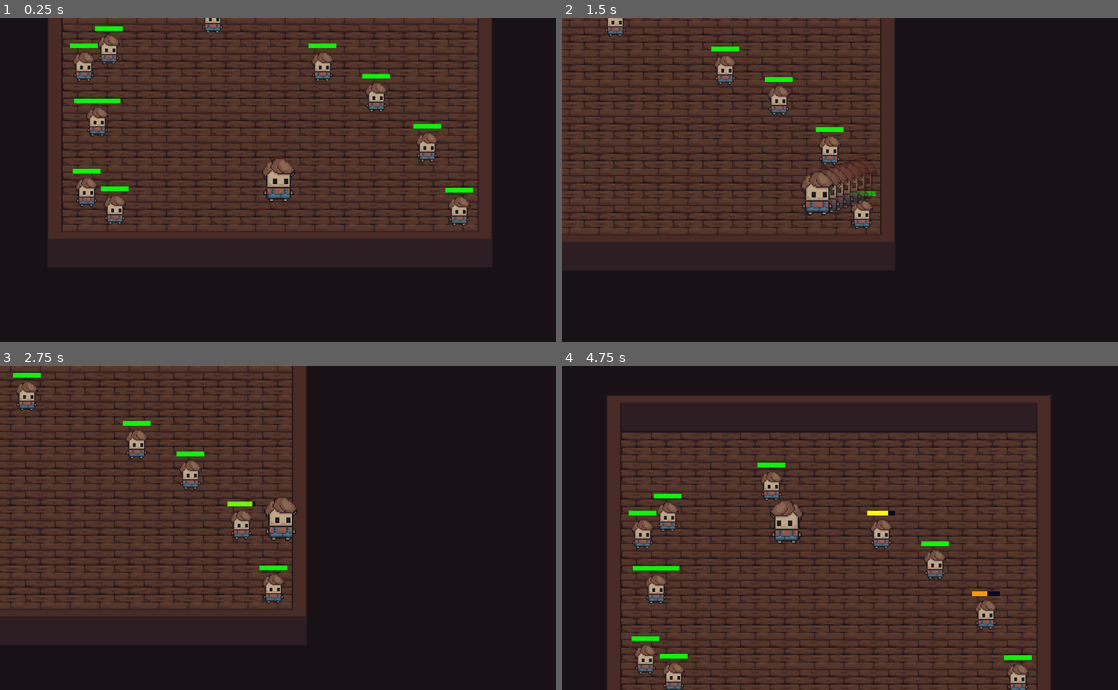
Above: before the commit, frames 1-4 (two rows, left to right).
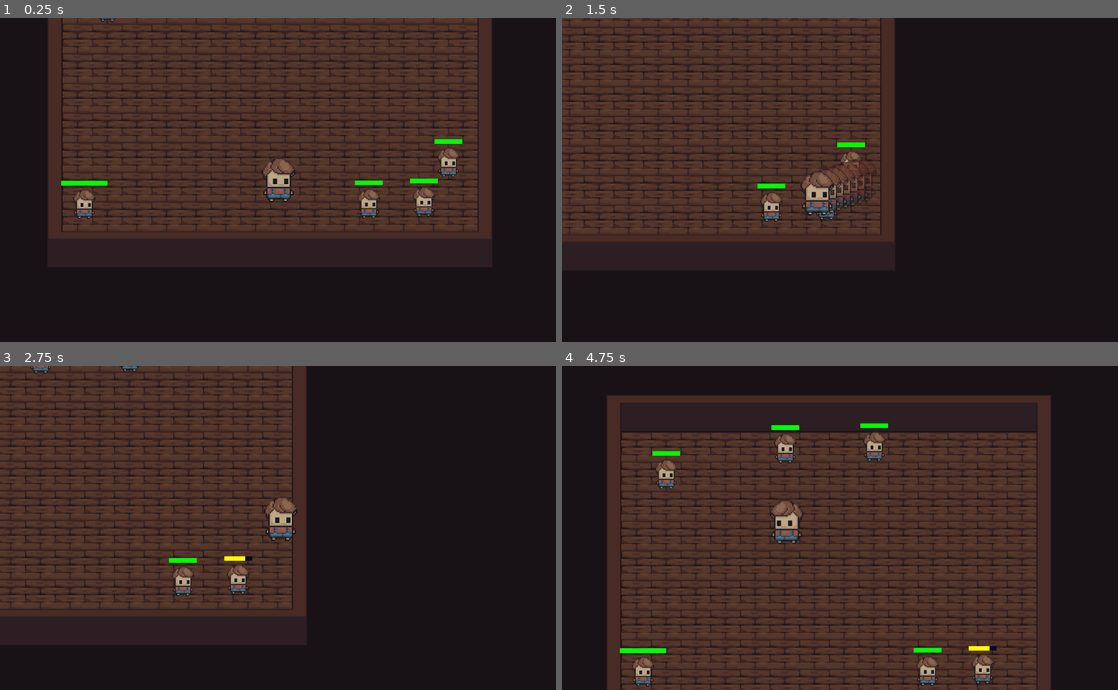
Above: after the commit, the same moments.

Repository: McRamon/Homework
Game: Godot game, scene res://Quests/Map/debug_test_map.tscn
Two runs of this game, one before a commit and one after it. Both use one fixed random seed, a clock stepped at 60 frames per second and the inputs below. This scene is started directly instead of the project's main scene.
Inputs (mouse positions are in pixels of both pictures, inside the frame that each line leads up to):
- Up to frame 1 (0.25 s): no input
- Up to frame 2 (1.5 s): move the mouse to (962, 163) at 0.52 s; hold D (move_right) 0.53-1.28 s; tap Space (ability) at 0.6, 1.35 s; click (962, 163) at 0.67 s; move the mouse to (728, 196) at 1.27 s; hold S (move_down) from 1.28 s (still down)
- Up to frame 3 (2.75 s): move the mouse to (333, 456) at 2.02 s; release S (move_down) at 2.03 s; hold D (move_right) from 2.03 s (still down); click (333, 456) at 2.1 s; tap Space (ability) at 2.3 s
- Up to frame 4 (4.75 s): move the mouse to (812, 592) at 2.77 s; release D (move_right) at 2.78 s; hold W (move_up) 2.78-3.53 s; right-click (812, 592) at 2.85 s; click (812, 592) at 2.92 s; tap Space (ability) at 3.05, 3.6, 4.35 s; move the mouse to (1006, 576) at 3.52 s; hold A (move_left) from 3.53 s (still down); move the mouse to (673, 479) at 4.27 s

The runs differ from the first frame. In frame 1, 4.1% of the frame differs, in the area x 11-86%, y 0-65%; in frame 2, 1.9%; in frame 3, 2.3%; in frame 4, 4.9%, in the area x 10-85%, y 17-100%.

Commit message:
update2

Diff:
--- a/Quests/Code/Mobs/Abilities/Attack/Ranged/attack_ranged.gd
+++ /dev/null
@@ -1,44 +0,0 @@
-extends Attack
-class_name AttackRanged
-
-@export var distance:= 1500.0
-@export var speed:= 300.0
-@export var piercing: bool = false
-
-var _direction: Vector2
-var _travelled_distance: float = 0.0
-
-
-func activate(mob: CharacterBody2D, direction: Vector2):
-	if active:
-		return
-	active = true
-	hit_targets.clear()
-	user = mob
-	_direction = direction.normalized()
-	_travelled_distance = 0.0
-
-	effect_unpacked = weapon_effect.instantiate() as AnimatedSprite2D
-	effect_unpacked.rotation = direction.angle() + PI/2
-	effect_unpacked.play("swing")
-	mob.get_parent().add_child(effect_unpacked)
-	effect_unpacked.global_position = mob.global_position
-
-
-	var area = effect_unpacked.get_node_or_null("attack_zone")
-	if area:
-		area.body_entered.connect(_on_body_entered)
-
-func update(delta):
-	if not (effect_unpacked and is_instance_valid(effect_unpacked) and active):
-		return
-	var move_step = speed * delta
-	effect_unpacked.global_position += _direction * move_step
-	_travelled_distance += move_step
-	if _travelled_distance >= distance:
-		_on_attack_finished()
-
-func _on_body_entered(body: Node2D):
-	super(body)
-	if !piercing:
-		_on_attack_finished()
--- a/Quests/Code/Mobs/Abilities/Attack/Ranged/bow.tres
+++ /dev/null
@@ -1,14 +0,0 @@
-[gd_resource type="Resource" script_class="AttackRanged" load_steps=3 format=3 uid="uid://ditn4g3p6si45"]
-
-[ext_resource type="Script" uid="uid://cxxnbebrab4xk" path="res://Quests/Code/Mobs/Abilities/Attack/Ranged/attack_ranged.gd" id="1_jbsk8"]
-[ext_resource type="PackedScene" uid="uid://csaaeh3jfar3t" path="res://Quests/Effects/Weapons/sword.tscn" id="2_c2h6k"]
-
-[resource]
-script = ExtResource("1_jbsk8")
-distance = 1500.0
-speed = 300.0
-piercing = false
-damage = 10
-weapon_effect = ExtResource("2_c2h6k")
-cooldown = 0
-metadata/_custom_type_script = "uid://cxxnbebrab4xk"
--- a/Quests/Code/Mobs/Abilities/Attack/attack.gd
+++ /dev/null
@@ -1,45 +0,0 @@
-extends Action
-class_name Attack
-
-@export var damage:= 10
-@export var weapon_effect: PackedScene
-var effect_unpacked: AnimatedSprite2D
-var user: CharacterBody2D
-
-var active:= false
-var hit_targets:= []
-
-
-func activate(mob: CharacterBody2D, direction: Vector2):
-	if active:
-		return
-	active = true
-	hit_targets.clear()
-	user = mob
-
-	effect_unpacked = weapon_effect.instantiate() as AnimatedSprite2D
-	effect_unpacked.rotation = direction.angle() + PI/2
-	effect_unpacked.play("swing")
-	mob.add_child(effect_unpacked)
-	effect_unpacked.animation_finished.connect(_on_attack_finished)
-
-	var area = effect_unpacked.get_node_or_null("attack_zone")
-	if area:
-		area.body_entered.connect(_on_body_entered)
-
-func update(delta):
-	pass
-
-func _on_body_entered(body: Node2D):
-	if body == user or body in hit_targets:
-		return
-	hit_targets.append(body)
-
-	if body.get_node("HealthComponent").has_method("take_damage"):
-		body.get_node("HealthComponent").take_damage(damage)
-
-func _on_attack_finished():
-	if effect_unpacked and is_instance_valid(effect_unpacked):
-		effect_unpacked.queue_free()
-	effect_unpacked = null
-	active = false
--- a/Quests/Code/Mobs/Abilities/Attack/mace.tres
+++ /dev/null
@@ -1,9 +0,0 @@
-[gd_resource type="Resource" script_class="Attack" load_steps=2 format=3 uid="uid://b3bbwat83hma"]
-
-[ext_resource type="Script" uid="uid://cnm7si338aakj" path="res://Quests/Code/Mobs/Abilities/Attack/attack.gd" id="1_ahdfy"]
-
-[resource]
-script = ExtResource("1_ahdfy")
-damage = 10
-cooldown = 0
-metadata/_custom_type_script = "uid://cnm7si338aakj"
--- a/Quests/Code/Mobs/Abilities/Attack/sword.tres
+++ /dev/null
@@ -1,11 +0,0 @@
-[gd_resource type="Resource" script_class="Attack" load_steps=3 format=3 uid="uid://cbeb4ln5a2btn"]
-
-[ext_resource type="Script" uid="uid://cnm7si338aakj" path="res://Quests/Code/Mobs/Abilities/Attack/attack.gd" id="1_n0lge"]
-[ext_resource type="PackedScene" uid="uid://csaaeh3jfar3t" path="res://Quests/Effects/Weapons/sword.tscn" id="2_074dl"]
-
-[resource]
-script = ExtResource("1_n0lge")
-damage = 2
-weapon_effect = ExtResource("2_074dl")
-cooldown = 0
-metadata/_custom_type_script = "uid://cnm7si338aakj"
--- a/Quests/Code/Mobs/Abilities/ability.gd
+++ /dev/null
@@ -1,10 +0,0 @@
-extends Resource
-class_name Action
-
-@export var cooldown: int
-
-func activate(mob: CharacterBody2D, direction: Vector2):
-	pass
-
-func update(delta: float):
-	pass
--- a/Quests/Code/Mobs/Abilities/Dash/Resources/dash.tres
+++ b/Quests/Code/Mobs/Actions/Dash/Resources/dash.tres
@@ -1,7 +1,7 @@
 [gd_resource type="Resource" script_class="DashAbility" load_steps=3 format=3 uid="uid://hsck7y8gev2c"]
 
-[ext_resource type="Script" uid="uid://bdu8qj4fliuji" path="res://Quests/Code/Mobs/Abilities/Dash/dash.gd" id="1_uklqs"]
-[ext_resource type="PackedScene" uid="uid://dcy4vdirggo3p" path="res://Quests/Code/Mobs/Abilities/Dash/Scenes/trail_ghost.tscn" id="2_bctb4"]
+[ext_resource type="Script" uid="uid://bdu8qj4fliuji" path="res://Quests/Code/Mobs/Actions/Dash/dash.gd" id="1_uklqs"]
+[ext_resource type="PackedScene" uid="uid://dcy4vdirggo3p" path="res://Quests/Code/Mobs/Actions/Dash/Scenes/trail_ghost.tscn" id="2_bctb4"]
 
 [resource]
 script = ExtResource("1_uklqs")
--- a/Quests/Code/Mobs/Abilities/Dash/Resources/dash_damage.tres
+++ b/Quests/Code/Mobs/Actions/Dash/Resources/dash_damage.tres
@@ -1,7 +1,7 @@
 [gd_resource type="Resource" script_class="DamageDash" load_steps=3 format=3 uid="uid://djq7ufg7eunhp"]
 
-[ext_resource type="Script" uid="uid://6dnlmq4cwt3e" path="res://Quests/Code/Mobs/Abilities/Dash/Scripts/dash_damage.gd" id="1_dpw23"]
-[ext_resource type="PackedScene" uid="uid://dcy4vdirggo3p" path="res://Quests/Code/Mobs/Abilities/Dash/Scenes/trail_ghost.tscn" id="2_7yjsj"]
+[ext_resource type="Script" uid="uid://6dnlmq4cwt3e" path="res://Quests/Code/Mobs/Actions/Dash/Scripts/dash_damage.gd" id="1_dpw23"]
+[ext_resource type="PackedScene" uid="uid://dcy4vdirggo3p" path="res://Quests/Code/Mobs/Actions/Dash/Scenes/trail_ghost.tscn" id="2_7yjsj"]
 
 [resource]
 script = ExtResource("1_dpw23")
--- a/Quests/Code/Mobs/Abilities/Dash/Scenes/trail_ghost.tscn
+++ b/Quests/Code/Mobs/Actions/Dash/Scenes/trail_ghost.tscn
@@ -1,6 +1,6 @@
 [gd_scene load_steps=2 format=3 uid="uid://dcy4vdirggo3p"]
 
-[ext_resource type="Script" uid="uid://cvq71kykremc7" path="res://Quests/Code/Mobs/Abilities/Dash/Scripts/trail_ghost.gd" id="1_28n40"]
+[ext_resource type="Script" uid="uid://cvq71kykremc7" path="res://Quests/Code/Mobs/Actions/Dash/Scripts/trail_ghost.gd" id="1_28n40"]
 
 [node name="trail_ghost" type="Node2D"]
 script = ExtResource("1_28n40")
--- /dev/null
+++ b/Quests/Code/Mobs/Actions/Effects/Weapons/bow_arrow_basic.tscn
@@ -0,0 +1,51 @@
+[gd_scene load_steps=7 format=3 uid="uid://csaaeh3jfar3t"]
+
+[ext_resource type="Texture2D" uid="uid://blfbpw38caqvb" path="res://Quests/Assets/test_arrow.png" id="1_asxxe"]
+[ext_resource type="Script" uid="uid://cy1x6adqwsay1" path="res://Quests/Code/Mobs/Actions/Effects/Weapons/ranged_weapon_effect.gd" id="2_e8ge7"]
+
+[sub_resource type="AtlasTexture" id="AtlasTexture_jb5uq"]
+atlas = ExtResource("1_asxxe")
+region = Rect2(0, 0, 32, 32)
+
+[sub_resource type="AtlasTexture" id="AtlasTexture_75vsr"]
+atlas = ExtResource("1_asxxe")
+region = Rect2(32, 0, 32, 32)
+
+[sub_resource type="AtlasTexture" id="AtlasTexture_rlxpr"]
+atlas = ExtResource("1_asxxe")
+region = Rect2(64, 0, 32, 32)
+
+[sub_resource type="SpriteFrames" id="SpriteFrames_xceyr"]
+animations = [{
+"frames": [{
+"duration": 1.0,
+"texture": SubResource("AtlasTexture_jb5uq")
+}, {
+"duration": 1.0,
+"texture": SubResource("AtlasTexture_75vsr")
+}, {
+"duration": 1.0,
+"texture": SubResource("AtlasTexture_rlxpr")
+}],
+"loop": true,
+"name": &"projectile",
+"speed": 24.0
+}]
+
+[node name="bow_arrow_basic" type="AnimatedSprite2D"]
+z_index = 6
+texture_filter = 1
+scale = Vector2(3, 3)
+sprite_frames = SubResource("SpriteFrames_xceyr")
+animation = &"projectile"
+offset = Vector2(0, -16)
+script = ExtResource("2_e8ge7")
+
+[node name="collision_zone" type="Area2D" parent="."]
+collision_layer = 16
+collision_mask = 4
+
+[node name="CollisionPolygon2D" type="CollisionPolygon2D" parent="collision_zone"]
+position = Vector2(-0.666667, 0.666667)
+scale = Vector2(1.94853, 1.17096)
+polygon = PackedVector2Array(-1.71069, -5.40867, -1.19748, -26.1893, 1.36855, -26.1893, 1.88176, -5.40867)
--- /dev/null
+++ b/Quests/Code/Mobs/Actions/Effects/Weapons/ranged_weapon_effect.gd
@@ -0,0 +1,36 @@
+extends AnimatedSprite2D
+class_name RangedWeaponEffect
+
+@export var speed: float = 1000.0
+@export var distance: float = 500.0
+@export var damage: int = 10
+@export var piercing: bool = false
+
+var direction: Vector2
+var travelled_distance: float = 0.0
+var user: CharacterBody2D
+var hit_targets = []
+
+func _ready():
+	play("projectile")
+	var area = get_node_or_null("collision_zone")
+	if area:
+		area.body_entered.connect(_on_body_entered)
+
+func _process(delta):
+	var step = speed * delta
+	global_position += direction * step
+	travelled_distance += step
+	if travelled_distance >= distance:
+		queue_free()
+
+func _on_body_entered(body: Node2D):
+	if body == user or body in hit_targets:
+		return
+	hit_targets.append(body)
+
+	if body.has_node("HealthComponent") and body.get_node("HealthComponent").has_method("take_damage"):
+		body.get_node("HealthComponent").take_damage(damage)
+
+	if not piercing:
+		queue_free()
--- a/Quests/Effects/Weapons/sword.tscn
+++ b/Quests/Code/Mobs/Actions/Effects/Weapons/sword_effect.tscn
@@ -1,17 +1,18 @@
-[gd_scene load_steps=6 format=3 uid="uid://csaaeh3jfar3t"]
+[gd_scene load_steps=7 format=3 uid="uid://bqptulpjng63v"]
 
-[ext_resource type="Texture2D" uid="uid://b8fw257qmunsx" path="res://Quests/Assets/sword_test_swing.png" id="1_xm1kx"]
+[ext_resource type="Texture2D" uid="uid://b8fw257qmunsx" path="res://Quests/Assets/sword_test_swing.png" id="1_m27yh"]
+[ext_resource type="Script" uid="uid://cfp5xexrmi0hm" path="res://Quests/Code/Mobs/Actions/Effects/Weapons/weapon_effect.gd" id="2_v8cky"]
 
 [sub_resource type="AtlasTexture" id="AtlasTexture_jb5uq"]
-atlas = ExtResource("1_xm1kx")
+atlas = ExtResource("1_m27yh")
 region = Rect2(0, 0, 32, 32)
 
 [sub_resource type="AtlasTexture" id="AtlasTexture_75vsr"]
-atlas = ExtResource("1_xm1kx")
+atlas = ExtResource("1_m27yh")
 region = Rect2(32, 0, 32, 32)
 
 [sub_resource type="AtlasTexture" id="AtlasTexture_rlxpr"]
-atlas = ExtResource("1_xm1kx")
+atlas = ExtResource("1_m27yh")
 region = Rect2(64, 0, 32, 32)
 
 [sub_resource type="SpriteFrames" id="SpriteFrames_xceyr"]
@@ -38,6 +39,7 @@
 sprite_frames = SubResource("SpriteFrames_xceyr")
 animation = &"swing"
 offset = Vector2(0, -16)
+script = ExtResource("2_v8cky")
 
 [node name="attack_zone" type="Area2D" parent="."]
 collision_layer = 16
--- /dev/null
+++ b/Quests/Code/Mobs/Actions/Effects/Weapons/weapon_effect.gd
@@ -0,0 +1,22 @@
+extends AnimatedSprite2D
+class_name WeaponEffect
+
+@export var damage: int = 10
+var user: CharacterBody2D
+var hit_targets = []
+
+func _ready():
+	play("swing")
+	animation_finished.connect(queue_free)
+
+	var area = get_node_or_null("attack_zone")
+	if area:
+		area.body_entered.connect(_on_body_entered)
+
+func _on_body_entered(body: Node2D):
+	if body == user or body in hit_targets:
+		return
+	hit_targets.append(body)
+
+	if body.has_node("HealthComponent") and body.get_node("HealthComponent").has_method("take_damage"):
+		body.get_node("HealthComponent").take_damage(damage)
--- /dev/null
+++ b/Quests/Code/Mobs/Actions/Weapon/Ranged/bow.tres
@@ -0,0 +1,14 @@
+[gd_resource type="Resource" script_class="WeaponRanged" load_steps=3 format=3 uid="uid://ditn4g3p6si45"]
+
+[ext_resource type="Script" uid="uid://cxxnbebrab4xk" path="res://Quests/Code/Mobs/Actions/Weapon/Ranged/weapon_ranged.gd" id="1_n7p3d"]
+[ext_resource type="PackedScene" uid="uid://csaaeh3jfar3t" path="res://Quests/Code/Mobs/Actions/Effects/Weapons/bow_arrow_basic.tscn" id="2_01er1"]
+
+[resource]
+script = ExtResource("1_n7p3d")
+distance = 500.0
+speed = 1000.0
+piercing = false
+weapon_effect = ExtResource("2_01er1")
+damage = 10
+cooldown = 1.0
+metadata/_custom_type_script = "uid://cxxnbebrab4xk"
--- /dev/null
+++ b/Quests/Code/Mobs/Actions/Weapon/Ranged/weapon_ranged.gd
@@ -0,0 +1,63 @@
+extends Action
+class_name WeaponRanged
+
+@export var distance:= 500.0
+@export var speed:= 1000.0
+@export var piercing: bool = false
+@export var weapon_effect: PackedScene
+@export var damage:= 10
+
+var _direction: Vector2
+var _travelled_distance: float = 0.0
+
+
+func activate(mob: CharacterBody2D, direction: Vector2):
+	if not super(mob, direction):
+		return
+
+	var projectile = weapon_effect.instantiate() as AnimatedSprite2D
+	projectile.rotation = direction.angle() + PI/2
+	projectile.global_position = mob.global_position
+	mob.get_parent().add_child(projectile)
+
+	projectile.user = mob
+	projectile.direction = direction.normalized()
+	projectile.speed = speed
+	projectile.distance = distance
+	projectile.damage = damage
+	projectile.piercing = piercing
+
+#func activate(mob: CharacterBody2D, direction: Vector2):
+	#if active:
+		#return
+	#active = true
+	#hit_targets.clear()
+	#user = mob
+	#_direction = direction.normalized()
+	#_travelled_distance = 0.0
+	#
+	#effect_unpacked = weapon_effect.instantiate() as AnimatedSprite2D
+	#effect_unpacked.rotation = direction.angle() + PI/2
+	#effect_unpacked.play("projectile")
+	#mob.get_parent().add_child(effect_unpacked)
+	#effect_unpacked.global_position = mob.global_position
+	#
+	#
+	#var area = effect_unpacked.get_node_or_null("attack_zone")
+	#if area:
+		#area.body_entered.connect(_on_body_entered)
+#
+#func update(delta):
+	#if not (effect_unpacked and is_instance_valid(effect_unpacked) and active):
+		#return
+	#var move_step = speed * delta
+	#effect_unpacked.global_position += _direction * move_step
+	#_travelled_distance += move_step
+	#if _travelled_distance >= distance:
+		#_on_attack_finished()
+		#
+#func _on_body_entered(body: Node2D):
+	#super(body)
+	#if !piercing:
+		#_on_attack_finished()
+	#
--- /dev/null
+++ b/Quests/Code/Mobs/Actions/Weapon/mace.tres
@@ -0,0 +1,11 @@
+[gd_resource type="Resource" script_class="Weapon" load_steps=3 format=3 uid="uid://b3bbwat83hma"]
+
+[ext_resource type="Script" uid="uid://cnm7si338aakj" path="res://Quests/Code/Mobs/Actions/Weapon/weapon.gd" id="1_yrauh"]
+[ext_resource type="PackedScene" uid="uid://bqptulpjng63v" path="res://Quests/Code/Mobs/Actions/Effects/Weapons/sword_effect.tscn" id="2_ikwds"]
+
+[resource]
+script = ExtResource("1_yrauh")
+damage = 18
+weapon_effect = ExtResource("2_ikwds")
+cooldown = 0.8
+metadata/_custom_type_script = "uid://cnm7si338aakj"
--- /dev/null
+++ b/Quests/Code/Mobs/Actions/Weapon/sword.tres
@@ -0,0 +1,11 @@
+[gd_resource type="Resource" script_class="Weapon" load_steps=3 format=3 uid="uid://cbeb4ln5a2btn"]
+
+[ext_resource type="Script" uid="uid://cnm7si338aakj" path="res://Quests/Code/Mobs/Actions/Weapon/weapon.gd" id="1_r5qoy"]
+[ext_resource type="PackedScene" uid="uid://bqptulpjng63v" path="res://Quests/Code/Mobs/Actions/Effects/Weapons/sword_effect.tscn" id="2_nf8xg"]
+
+[resource]
+script = ExtResource("1_r5qoy")
+damage = 2
+weapon_effect = ExtResource("2_nf8xg")
+cooldown = 0.2
+metadata/_custom_type_script = "uid://cnm7si338aakj"
--- /dev/null
+++ b/Quests/Code/Mobs/Actions/Weapon/weapon.gd
@@ -0,0 +1,35 @@
+extends Action
+class_name Weapon
+
+@export var damage:= 10
+@export var weapon_effect: PackedScene
+
+
+func activate(mob: CharacterBody2D, direction: Vector2):
+	if not super(mob, direction):
+		return
+
+	var effect = weapon_effect.instantiate() as AnimatedSprite2D
+	effect.rotation = direction.angle() + PI / 2
+	mob.add_child(effect)
+
+	effect.position = Vector2.ZERO
+	effect.user = mob
+	effect.damage = damage
+
+#func update(delta):
+	#pass
+		#
+#func _on_body_entered(body: Node2D):
+	#if body == user or body in hit_targets:
+		#return
+	#hit_targets.append(body)
+	#
+	#if body.get_node("HealthComponent").has_method("take_damage"):
+		#body.get_node("HealthComponent").take_damage(damage)
+	#
+#func _on_attack_finished():
+	#if effect_unpacked and is_instance_valid(effect_unpacked):
+		#effect_unpacked.queue_free()
+	#effect_unpacked = null
+	#active = false
--- /dev/null
+++ b/Quests/Code/Mobs/Actions/action.gd
@@ -0,0 +1,23 @@
+extends Resource
+class_name Action
+
+@export var cooldown: float
+var _on_cooldown:= false
+
+func activate(mob: CharacterBody2D, direction: Vector2):
+	if _on_cooldown:
+		return false
+	_on_cooldown = true
+
+	var timer = mob.get_tree().create_timer(cooldown)
+	print("attack is on cooldown")
+	timer.timeout.connect(_reset_cooldown)
+
+	return true
+
+func update(delta: float):
+	pass
+
+func _reset_cooldown():
+	_on_cooldown = false
+	print("weapon is ready")
--- a/Quests/Code/Mobs/Enemies/enemy_basic.tscn
+++ b/Quests/Code/Mobs/Enemies/enemy_basic.tscn
@@ -9,6 +9,7 @@
 [sub_resource type="CircleShape2D" id="CircleShape2D_8cwsk"]
 
 [node name="enemy_basic" instance=ExtResource("1_01xs3")]
+z_index = 4
 collision_layer = 4
 
 [node name="mob_sprite" parent="." index="0"]
--- a/Quests/Code/Mobs/Player/player_character.tscn
+++ b/Quests/Code/Mobs/Player/player_character.tscn
@@ -4,8 +4,8 @@
 [ext_resource type="Texture2D" uid="uid://bsmgjayugdo1i" path="res://Quests/Assets/character_leslie.png" id="2_px0y7"]
 [ext_resource type="Script" uid="uid://6lwrprvgdy8l" path="res://Quests/Code/Mobs/Components/player_control_component.gd" id="2_r48du"]
 [ext_resource type="Script" uid="uid://c06tq0vvvnhfm" path="res://Quests/Code/Mobs/Player/player_character.gd" id="2_y84lb"]
-[ext_resource type="Resource" uid="uid://djq7ufg7eunhp" path="res://Quests/Code/Mobs/Abilities/Dash/Resources/dash_damage.tres" id="4_6gv03"]
-[ext_resource type="Resource" uid="uid://cbeb4ln5a2btn" path="res://Quests/Code/Mobs/Abilities/Attack/sword.tres" id="5_7m8lo"]
+[ext_resource type="Resource" uid="uid://djq7ufg7eunhp" path="res://Quests/Code/Mobs/Actions/Dash/Resources/dash_damage.tres" id="4_6gv03"]
+[ext_resource type="Resource" uid="uid://cbeb4ln5a2btn" path="res://Quests/Code/Mobs/Actions/Weapon/sword.tres" id="5_7m8lo"]
 
 [node name="player_character" instance=ExtResource("1_0wiex")]
 z_index = 5
--- a/Quests/Code/Mobs/mob.gd
+++ b/Quests/Code/Mobs/mob.gd
@@ -27,5 +27,5 @@
 func _on_death():
 	pass
 
-func _on_health_change():
+func _on_health_change(old_amount, new_amount):
 	pass
--- /dev/null
+++ b/Quests/Map/Spawners/spawner.gd
@@ -0,0 +1,31 @@
+extends Node2D
+class_name Spawner
+
+@export var spawn_list: Array[PackedScene] = []
+@export var spawn_once: bool = true
+@export var random_rotation: bool = false
+
+func _ready():
+	await get_tree().process_frame
+	print("Spawner ", self, " is ready.")
+	if spawn_once:
+		spawn_random()
+	$spawner_sprite.visible = false
+
+func spawn_random() -> CharacterBody2D:
+	if spawn_list.is_empty():
+		push_warning("Spawner ", self, " has no entities to spawn!")
+		return null
+
+	var random_index = randi() % spawn_list.size()
+	var scene_to_spawn = spawn_list[random_index]
+	var instance = scene_to_spawn.instantiate() as CharacterBody2D
+	print(self, " selected a mob to spawn: ", instance)
+
+	instance.global_position = global_position
+	if random_rotation:
+		instance.rotation = randf_range(0, TAU)
+
+	get_parent().add_child(instance)
+	print("ADDED MOB: ", instance.is_inside_tree())
+	return instance
--- /dev/null
+++ b/Quests/Map/Spawners/spawner_standard.tscn
@@ -0,0 +1,28 @@
+[gd_scene load_steps=5 format=3 uid="uid://dm2m757ldchg0"]
+
+[ext_resource type="Script" uid="uid://b0w323ccwh5pn" path="res://Quests/Map/Spawners/spawner.gd" id="1_jajcr"]
+[ext_resource type="Texture2D" uid="uid://ddtgp46ty6ymv" path="res://ui/sprites/frame.png" id="2_0uchp"]
+
+[sub_resource type="AtlasTexture" id="AtlasTexture_0ai4e"]
+atlas = ExtResource("2_0uchp")
+region = Rect2(0, 0, 32, 32)
+
+[sub_resource type="SpriteFrames" id="SpriteFrames_45kwo"]
+animations = [{
+"frames": [{
+"duration": 1.0,
+"texture": SubResource("AtlasTexture_0ai4e")
+}],
+"loop": true,
+"name": &"default",
+"speed": 5.0
+}]
+
+[node name="spawner" type="Node2D"]
+z_index = 1
+script = ExtResource("1_jajcr")
+
+[node name="spawner_sprite" type="AnimatedSprite2D" parent="."]
+texture_filter = 1
+scale = Vector2(2, 2)
+sprite_frames = SubResource("SpriteFrames_45kwo")
--- a/Quests/Map/debug_test_map.tscn
+++ b/Quests/Map/debug_test_map.tscn
@@ -1,9 +1,12 @@
-[gd_scene load_steps=7 format=4 uid="uid://towysidyppj3"]
+[gd_scene load_steps=10 format=4 uid="uid://towysidyppj3"]
 
 [ext_resource type="Texture2D" uid="uid://m268xq57vjgi" path="res://Quests/Assets/tiles_test.png" id="1_bmfjl"]
+[ext_resource type="Script" uid="uid://blu5atnes7o6k" path="res://Quests/level.gd" id="1_krwaf"]
 [ext_resource type="PackedScene" uid="uid://c1ku7n70e0th7" path="res://Quests/Code/Mobs/Player/player_character.tscn" id="3_ek1pq"]
 [ext_resource type="PackedScene" uid="uid://dc1as37eao0xm" path="res://Quests/Code/Camera/level_camera.tscn" id="3_vjnn8"]
+[ext_resource type="Resource" uid="uid://b3bbwat83hma" path="res://Quests/Code/Mobs/Actions/Weapon/mace.tres" id="4_tqpee"]
 [ext_resource type="PackedScene" uid="uid://cenido31aoa2b" path="res://Quests/Code/Mobs/Enemies/enemy_basic.tscn" id="5_1yt3y"]
+[ext_resource type="PackedScene" uid="uid://dm2m757ldchg0" path="res://Quests/Map/Spawners/spawner_standard.tscn" id="6_i82wj"]
 
 [sub_resource type="TileSetAtlasSource" id="TileSetAtlasSource_vjnn8"]
 texture = ExtResource("1_bmfjl")
@@ -47,6 +50,7 @@
 sources/1 = SubResource("TileSetAtlasSource_vjnn8")
 
 [node name="debug_test_map" type="Node2D"]
+script = ExtResource("1_krwaf")
 
 [node name="TileMapLayer" type="TileMapLayer" parent="."]
 scale = Vector2(2, 2)
@@ -60,17 +64,20 @@
 [node name="TEST PLAYER CHARACTER" parent="." instance=ExtResource("3_ek1pq")]
 position = Vector2(210, 273)
 
+[node name="ControlComponent" parent="TEST PLAYER CHARACTER" index="5"]
+attack_main = ExtResource("4_tqpee")
+
 [node name="enemy_basic" parent="." instance=ExtResource("5_1yt3y")]
-position = Vector2(305, 28)
+position = Vector2(405, 324)
 
 [node name="enemy_basic2" parent="." instance=ExtResource("5_1yt3y")]
-position = Vector2(421, 94)
+position = Vector2(524, 320)
 
 [node name="enemy_basic3" parent="." instance=ExtResource("5_1yt3y")]
-position = Vector2(531, 202)
+position = Vector2(577, 235)
 
 [node name="enemy_basic4" parent="." instance=ExtResource("5_1yt3y")]
-position = Vector2(-181, 147)
+position = Vector2(-209, 325)
 
 [node name="HealthComponent" parent="enemy_basic4" index="3"]
 max_health = 100
@@ -78,27 +85,17 @@
 [node name="mob_hp_bar" parent="enemy_basic4" index="8"]
 bar_width = 100.0
 
-[node name="enemy_basic5" parent="." instance=ExtResource("5_1yt3y")]
-position = Vector2(68, -76)
+[node name="spawner" parent="." instance=ExtResource("6_i82wj")]
+position = Vector2(-159, -101)
+spawn_list = Array[PackedScene]([ExtResource("5_1yt3y"), ExtResource("5_1yt3y")])
 
-[node name="HealthComponent" parent="enemy_basic5" index="3"]
-max_health = 10
+[node name="spawner2" parent="." instance=ExtResource("6_i82wj")]
+position = Vector2(98, -157)
+spawn_list = Array[PackedScene]([ExtResource("5_1yt3y")])
 
-[node name="enemy_basic6" parent="." instance=ExtResource("5_1yt3y")]
-position = Vector2(-210, 28)
-
-[node name="enemy_basic7" parent="." instance=ExtResource("5_1yt3y")]
-position = Vector2(-156, -9)
-
-[node name="enemy_basic8" parent="." instance=ExtResource("5_1yt3y")]
-position = Vector2(-143, 337)
-
-[node name="enemy_basic9" parent="." instance=ExtResource("5_1yt3y")]
-position = Vector2(-204, 299)
-
-[node name="enemy_basic10" parent="." instance=ExtResource("5_1yt3y")]
-position = Vector2(600, 340)
+[node name="spawner3" parent="." instance=ExtResource("6_i82wj")]
+position = Vector2(290, -161)
+spawn_list = Array[PackedScene]([ExtResource("5_1yt3y")])
 
 [editable path="TEST PLAYER CHARACTER"]
 [editable path="enemy_basic4"]
-[editable path="enemy_basic5"]
--- /dev/null
+++ b/Quests/level.gd
@@ -0,0 +1,5 @@
+extends Node2D
+class_name Level
+
+func _ready():
+	pass
Binary file added: Quests/Assets/test_arrow.png
Not shown, added: Quests/Assets/test_arrow.png.import
Renamed: Quests/Code/Mobs/Abilities/Dash/Scripts/dash_damage.gd -> Quests/Code/Mobs/Actions/Dash/Scripts/dash_damage.gd
Renamed: Quests/Code/Mobs/Abilities/Dash/Scripts/dash_damage.gd.uid -> Quests/Code/Mobs/Actions/Dash/Scripts/dash_damage.gd.uid
Renamed: Quests/Code/Mobs/Abilities/Dash/Scripts/trail_ghost.gd -> Quests/Code/Mobs/Actions/Dash/Scripts/trail_ghost.gd
Renamed: Quests/Code/Mobs/Abilities/Dash/Scripts/trail_ghost.gd.uid -> Quests/Code/Mobs/Actions/Dash/Scripts/trail_ghost.gd.uid
Renamed: Quests/Code/Mobs/Abilities/Dash/dash.gd -> Quests/Code/Mobs/Actions/Dash/dash.gd
Renamed: Quests/Code/Mobs/Abilities/Dash/dash.gd.uid -> Quests/Code/Mobs/Actions/Dash/dash.gd.uid
Not shown, added: Quests/Code/Mobs/Actions/Effects/Weapons/ranged_weapon_effect.gd.uid
Not shown, added: Quests/Code/Mobs/Actions/Effects/Weapons/weapon_effect.gd.uid
Renamed: Quests/Code/Mobs/Abilities/Attack/Ranged/attack_ranged.gd.uid -> Quests/Code/Mobs/Actions/Weapon/Ranged/weapon_ranged.gd.uid
Renamed: Quests/Code/Mobs/Abilities/Attack/attack.gd.uid -> Quests/Code/Mobs/Actions/Weapon/weapon.gd.uid
(and 3 more such lines)
